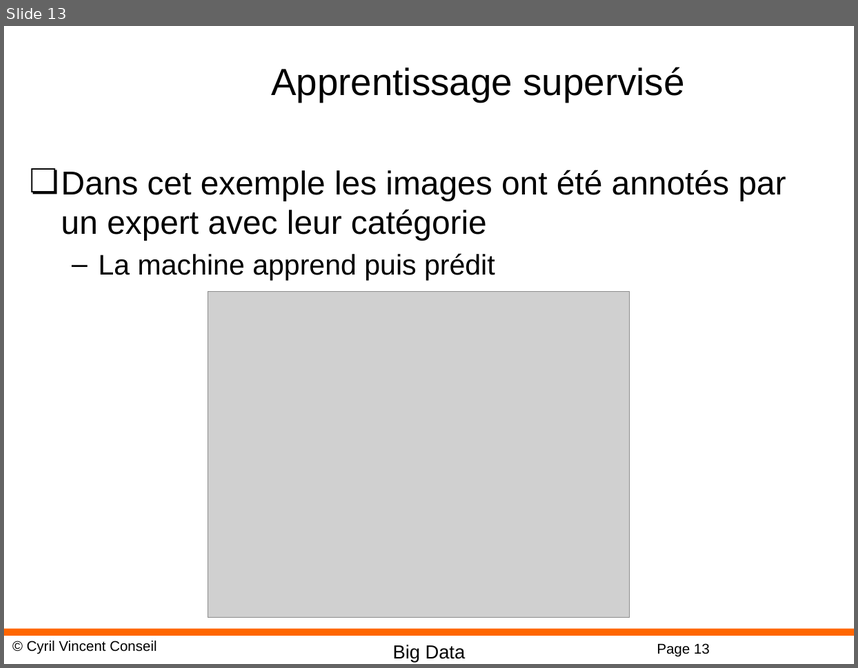
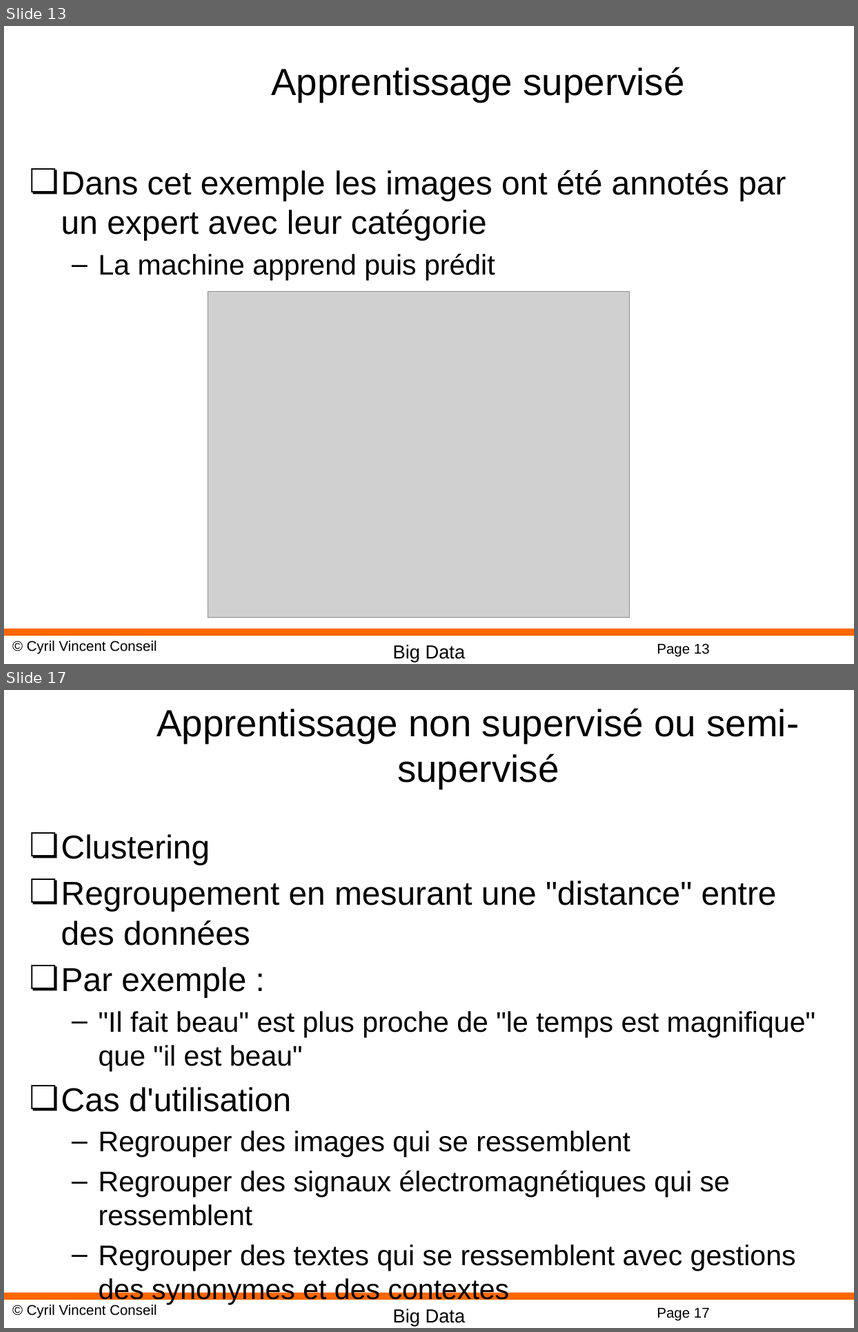
Before and after one commit to cyrilvincent/bigdata, a slide deck: ppt/BigData01-Intro.pptx. Shown one above the other, each under a label of ours: slide 13 before the commit, slides 13 and 17 after it; the slides between them are not shown. The pictures are 858x668 and 858x1332 pixels, drawn with LibreOffice and Linux fonts; fonts in the diff are those of the drawing; grey boxes stand for pictures; background and template pictures are left out. Boxes give left, top, right and bottom in pixels: in the first picture for what was removed or moved away, otherwise in the second. Text is boxed around its words. In the diff, an @@ line names an element or a change of style, - is before the commit and + after.

```diff
--- a/ppt/BigData01-Intro.pptx
+++ b/ppt/BigData01-Intro.pptx
@@ slide 17 added at (4, 690, 854, 1328), background #FFFFFF; not listed: 4 template elements that a slide beside it also shows @@
@@ title added at (156, 708, 799, 789), 32 pt, text #000000 @@
+Apprentissage non supervisé ou semi-supervisé
@@ text added at (61, 834, 815, 1304), 24 pt, text #000000 @@
+❏ Clustering
+❏ Regroupement en mesurant une "distance" entre des données
+❏ Par exemple :
+  – "Il fait beau" est plus proche de "le temps est magnifique" que "il est beau"
+❏ Cas d'utilisation
+  – Regrouper des images qui se ressemblent
+  – Regrouper des signaux électromagnétiques qui se ressemblent
+  – Regrouper des textes qui se ressemblent avec gestions des synonymes et des contextes
```
Also in this commit, not shown: 23 other slides added, 22 other files.
